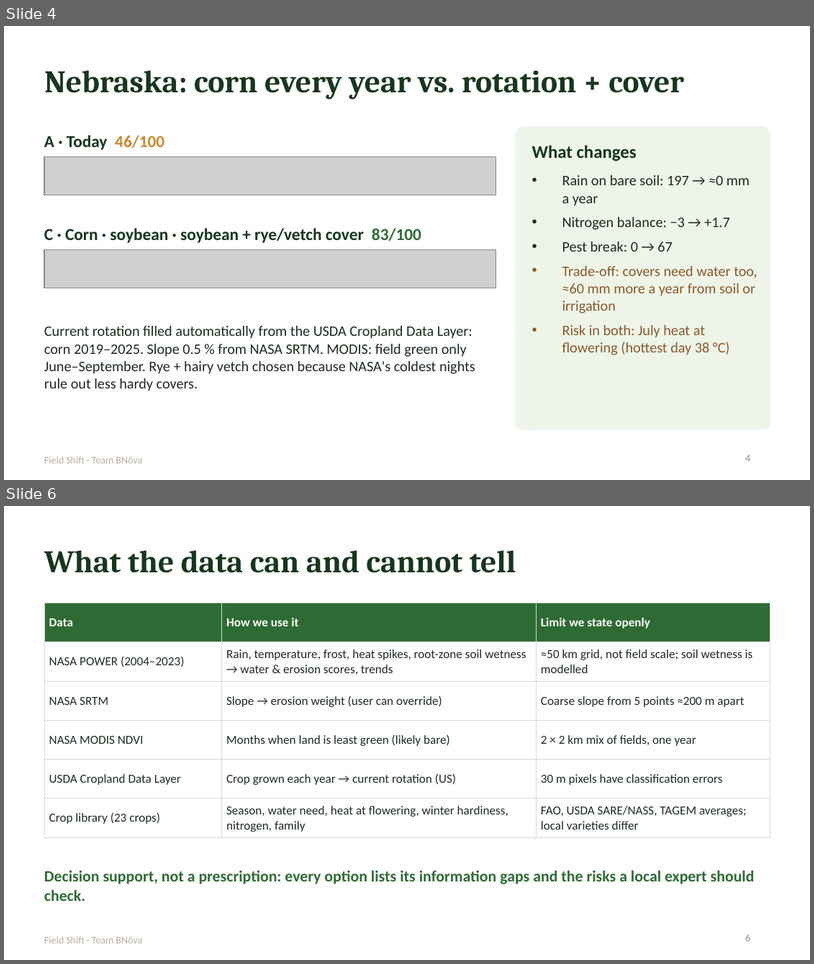
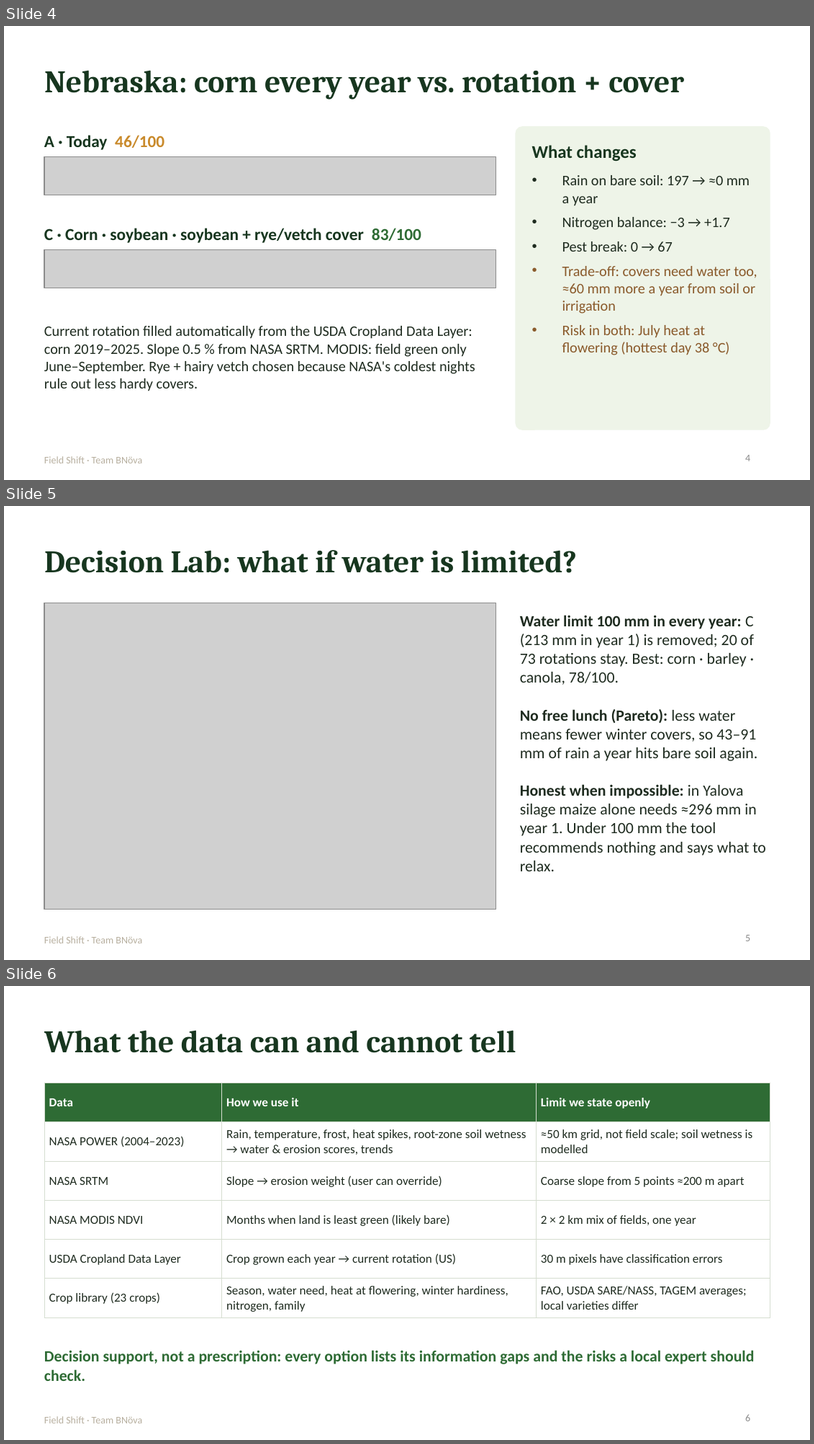
Before and after one commit to LordOmer/bnova-field-shift, a slide deck: presentation/FieldShift_BNova_Pitch.pptx. Shown one above the other, each under a label of ours: slides 4 and 6 before the commit, slides 4, 5 and 6 after it; the slides between them are not shown. The pictures are 814x964 and 814x1444 pixels, drawn with LibreOffice and Linux fonts; fonts in the diff are those of the drawing; grey boxes stand for pictures. Boxes give left, top, right and bottom in pixels: in the first picture for what was removed or moved away, otherwise in the second. Text is boxed around its words. In the diff, an @@ line names an element or a change of style, - is before the commit and + after.

```diff
--- a/presentation/FieldShift_BNova_Pitch.pptx
+++ b/presentation/FieldShift_BNova_Pitch.pptx
@@ slide 5 added at bbox=[4, 506, 810, 960], background #FFFFFF; not listed: 1 template element that a slide beside it also shows @@
@@ title added at bbox=[44, 550, 577, 573], 28 pt, text #17361F, bold @@
+Decision Lab: what if water is limited?
@@ picture added at bbox=[44, 602, 496, 909] @@
@@ text added at bbox=[520, 615, 766, 871], 14 pt, text #1E2B1F @@
+Water limit 100 mm in every year: C (213 mm in year 1) is removed; 20 of 73 rotations stay. Best: corn · barley · canola, 78/100.
+No free lunch (Pareto): less water means fewer winter covers, so 43–91 mm of rain a year hits bare soil again.
+Honest when impossible: in Yalova silage maize alone needs ≈296 mm in year 1. Under 100 mm the tool recommends nothing and says what to relax.
@@ page number added at bbox=[746, 934, 751, 941], 9 pt, text #8A8A8A @@
+5
```
Also in this commit, not shown: 1 slide removed, 2 other files.
